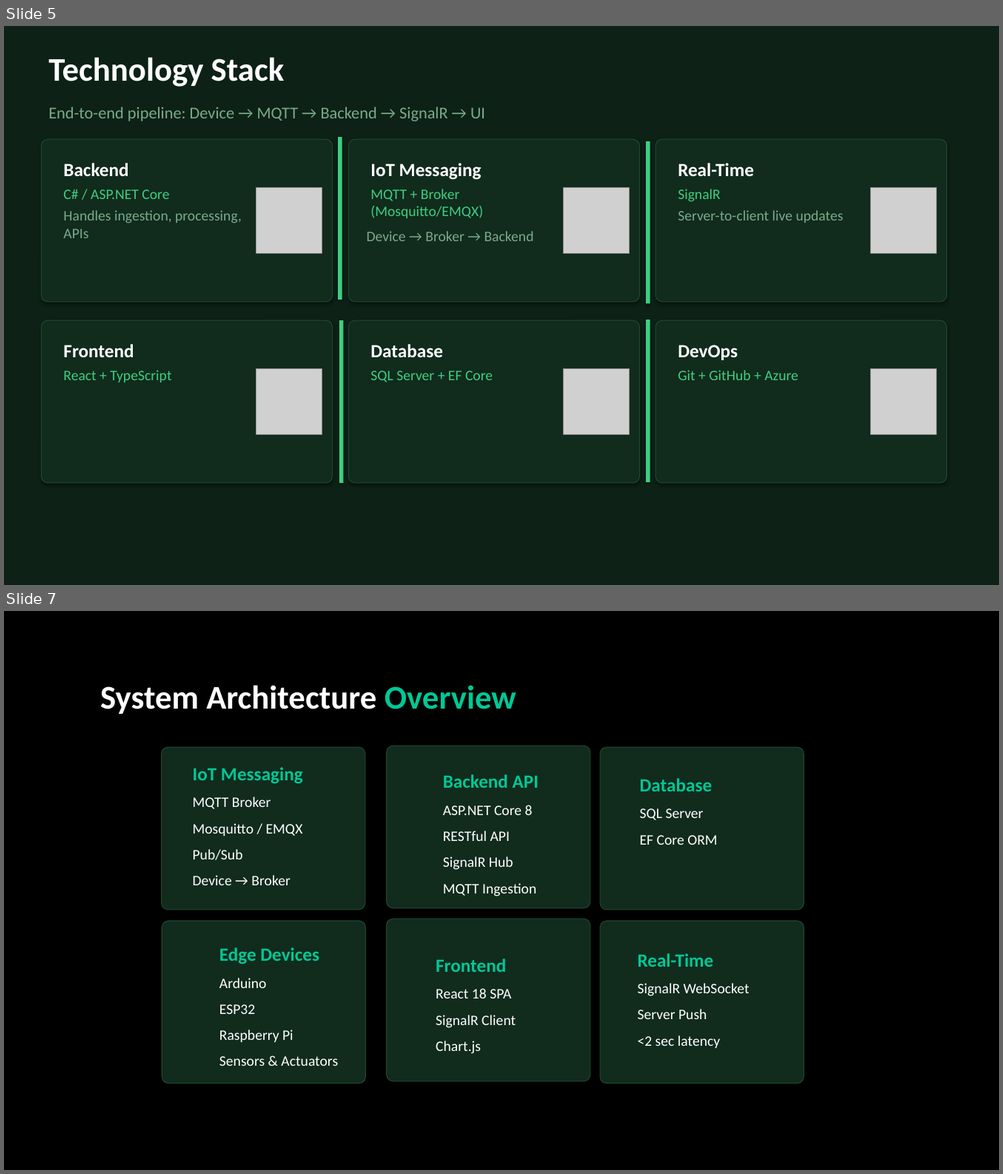
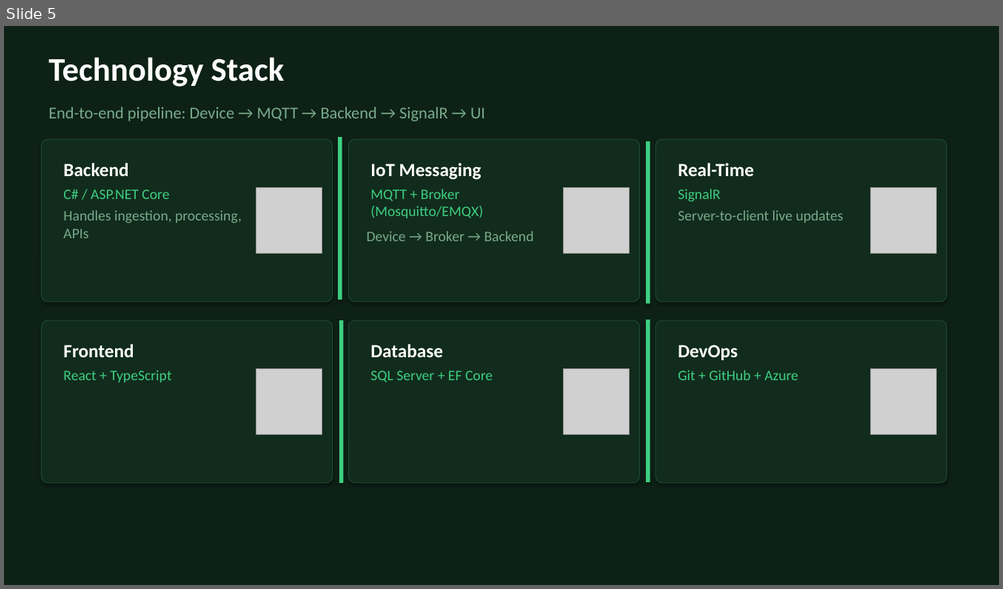
Before and after one commit to TranRTC/capstone_project, a slide deck: Presentation/Capstone Project Presentation.pptx. Shown one above the other, each under a label of ours: slides 5 and 7 before the commit, slide 5 after it; the slides between them are not shown. The pictures are 1003x1174 and 1003x589 pixels, drawn with LibreOffice and Linux fonts; fonts in the diff are those of the drawing; grey boxes stand for pictures. Boxes give left, top, right and bottom in pixels: in the first picture for what was removed or moved away, otherwise in the second. Text is boxed around its words. In the diff, an @@ line names an element or a change of style, - is before the commit and + after.

```diff
--- a/Presentation/Capstone Project Presentation.pptx
+++ b/Presentation/Capstone Project Presentation.pptx
@@ slide 7 removed at (4,611,999,1170), background #000000 @@
@@ text removed at (100,685,516,714) @@
-System Architecture Overview
@@ rounded rectangle removed at (162,748,365,910) @@
@@ rounded rectangle removed at (386,746,589,908) @@
@@ rounded rectangle removed at (600,748,804,910) @@
@@ text removed at (193,767,303,886) @@
-IoT Messaging
-MQTT Broker
-Mosquitto / EMQX
-Pub/Sub
-Device → Broker
@@ text removed at (443,775,538,897) @@
-Backend API
-ASP.NET Core 8
-RESTful API
-SignalR Hub
-MQTT Ingestion
@@ text removed at (640,778,717,845) @@
-Database
-SQL Server
-EF Core ORM
@@ rounded rectangle removed at (162,921,366,1084) @@
@@ rounded rectangle removed at (386,919,589,1082) @@
@@ rounded rectangle removed at (600,921,804,1084) @@
@@ text removed at (219,948,338,1066) @@
-Edge Devices
-Arduino
-ESP32
-Raspberry Pi
-Sensors & Actuators
@@ text removed at (435,959,515,1054) @@
-Frontend
-React 18 SPA
-SignalR Client
-Chart.js
@@ text removed at (637,954,749,1048) @@
-Real-Time
-SignalR WebSocket
-Server Push
-<2 sec latency
```
Also in this commit, not shown: 10 slides changed, 1 slide added, 6 other slides removed.
